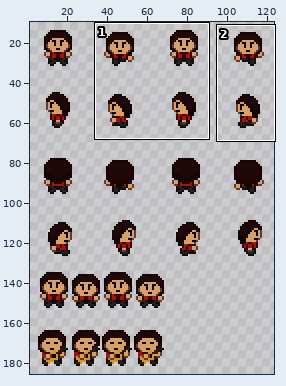
Sprite sheet, stored at img/doug-sprite4.png. Above, an overview of the earlier version with the close-up marked.
Close-up. Earlier state:
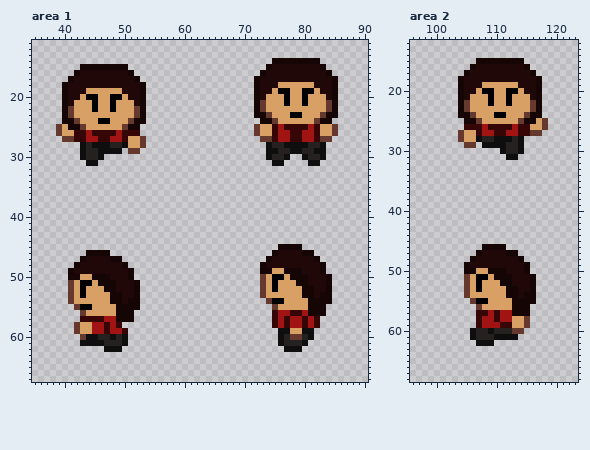
The file is 128x256 pixels. Colours within 5 levels of each other are drawn and written as one. Shown: area 1: x 35..90, y 11..67; area 2: x 96..123, y 12..68. The wide view leaves out empty margins. The commit also changed other parts of the picture, which this record leaves out.
Once edited:
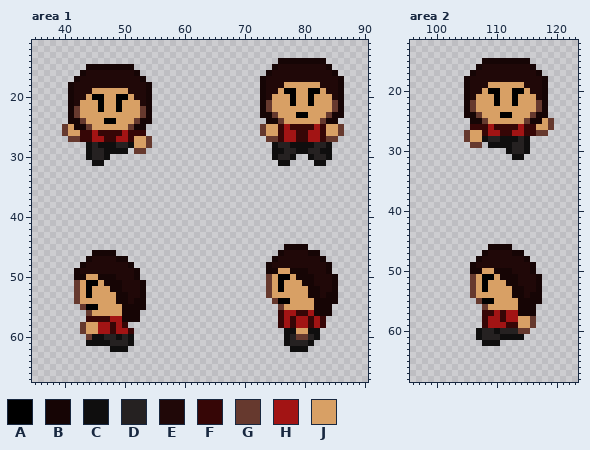
Palette (. is transparent): A #000000  B #160505  C #0f0e0e  D #252121  E #200808  F #360606  G #66392e  H #a21414  J #d8a065
Change:
--- area 1
@@ x 35..90 @@
 13 ........................................................
-14 ........................................BBBBBBBB........
-15 ........BBBBBBBB.......................BEEEEEEEEB.......
-16 .......BEEEEEEEEB.....................BEEEEEEEEEEB......
-17 ......BEEEEEEEEEEB...................BEEEEEEEEEEEEB.....
-18 .....BEEEEEEEEEEEEB..................BEEEJJJJJJEEEB.....
-19 .....BEEEJJJJJJEEEB..................BEEJAAJJAAJEEB.....
-20 .....BEEJAAJJAAJEEB..................BEJJJAJJAJJJEB.....
-21 .....BEJJJAJJAJJJEB..................BGJJJAJJAJJJGB.....
-22 .....BGJJJAJJAJJJGB..................BGJJJJJJJJJJGB.....
-23 .....BGJJJJJJJJJJGB..................BBGJJJAAJJJGBB.....
-24 .....BBGJJJAAJJJGBB...................BBGJJJJJJGBB......
-25 ....GJBBGJJJJJJGBB...................GJJFHFFFFHFJJG.....
-26 ....GJJFFHFFFFHFFF...................GJJFHHFFHHFJJG.....
-27 .....GGFFHHFFHHFJJG...................GGFHHFFHHFGG......
-28 ........CDCCCDDCJJG....................CDDCCCCDDC.......
-29 ........CDDCCCC.GG.....................CCDDCCDDCC.......
-30 ........CDDC...........................CDDC..CDDC.......
-31 .........CC.............................CC....CC........
+14 .........................................BBBBBBBB.......
+15 .........BBBBBBBB.......................BEEEEEEEEB......
+16 ........BEEEEEEEEB.....................BEEEEEEEEEEB.....
+17 .......BEEEEEEEEEEB...................BEEEEEEEEEEEEB....
+18 ......BEEEEEEEEEEEEB..................BEEEJJJJJJEEEB....
+19 ......BEEEJJJJJJEEEB..................BEEJAAJJAAJEEB....
+20 ......BEEJAAJJAAJEEB..................BEJJJAJJAJJJEB....
+21 ......BEJJJAJJAJJJEB..................BGJJJAJJAJJJGB....
+22 ......BGJJJAJJAJJJGB..................BGJJJJJJJJJJGB....
+23 ......BGJJJJJJJJJJGB..................BBGJJJAAJJJGBB....
+24 ......BBGJJJAAJJJGBB...................BBGJJJJJJGBB.....
+25 .....GJBBGJJJJJJGBB...................GJJFHFFFFHFJJG....
+26 .....GJJFFHFFFFHFFF...................GJJFHHFFHHFJJG....
+27 ......GGFFHHFFHHFJJG...................GGFHHFFHHFGG.....
+28 .........CDCCCDDCJJG....................CDDCCCCDDC......
+29 .........CDDCCCC.GG.....................CCDDCCDDCC......
+30 .........CDDC...........................CDDC..CDDC......
+31 ..........CC.............................CC....CC.......
 32 ........................................................
@@ x 35..90 @@
 44 ........................................................
-45 .........................................BBBB...........
-46 .........BBBB...........................BEEEEBB.........
-47 ........BEEEEBB........................BEEEEEEEB........
-48 .......BEEEEEEEB......................BEEEEEEEEEB.......
-49 ......BEEEEEEEEEB.....................BBJJBBBEEEB.......
-50 ......BBJJBBBEEEB.....................GJAAJBBBEEEB......
-51 ......GJAAJBBBEEEB....................GJAJJJBBEEEB......
-52 ......GJAJJJBBEEEB....................GJAJJJJBBEEB......
-53 ......GJAJJJJBBEEB....................GJJJJJJBBEBB......
-54 ......GJJJJJJBBEBB.....................GAAJJJJBBBB......
-55 .......GAAJJJJBBBB......................GJJJJJBBB.......
-56 ........GJJJJJBBB.......................FHHFFHBBB.......
-57 ........FFFFHHBBB.......................FHFHHFHF........
-58 .......GJJHHFHF.........................FHFHHFHF........
-59 .......GJJHHFHHF.........................CCJJCC.........
-60 ........GCCDDCDC.........................CDGGDC.........
-61 ........CCCCDDDC.........................CDDDC..........
-62 ............CCC...........................CCC...........
+45 ..........................................BBBB..........
+46 ..........BBBB...........................BEEEEBB........
+47 .........BEEEEBB........................BEEEEEEEB.......
+48 ........BEEEEEEEB......................BEEEEEEEEEB......
+49 .......BEEEEEEEEEB.....................BBJJBBBEEEB......
+50 .......BBJJBBBEEEB.....................GJAAJBBBEEEB.....
+51 .......GJAAJBBBEEEB....................GJAJJJBBEEEB.....
+52 .......GJAJJJBBEEEB....................GJAJJJJBBEEB.....
+53 .......GJAJJJJBBEEB....................GJJJJJJBBEBB.....
+54 .......GJJJJJJBBEBB.....................GAAJJJJBBBB.....
+55 ........GAAJJJJBBBB......................GJJJJJBBB......
+56 .........GJJJJJBBB.......................FHHFFHBBB......
+57 .........FFFFHHBBB.......................FHFHHFHF.......
+58 ........GJJHHFHF.........................FHFHHFHF.......
+59 ........GJJHHFHHF.........................CCJJCC........
+60 .........GCCDDCDC.........................CDGGDC........
+61 .........CCCCDDDC.........................CDDDC.........
+62 .............CCC...........................CCC..........
 63 ........................................................
--- area 2
@@ x 96..123 @@
 14 ............................
-15 ...........BBBBBBBB.........
-16 ..........BEEEEEEEEB........
-17 .........BEEEEEEEEEEB.......
-18 ........BEEEEEEEEEEEEB......
-19 ........BEEEJJJJJJEEEB......
-20 ........BEEJAAJJAAJEEB......
-21 ........BEJJJAJJAJJJEB......
-22 ........BGJJJAJJAJJJGB......
-23 ........BGJJJJJJJJJJGB......
-24 ........BBGJJJAAJJJGBB......
-25 .........BBGJJJJJJGBBJG.....
-26 .........FFFHFFFFHFFJJG.....
-27 ........GJJFHHFFHHFFGG......
-28 ........GJJCDDCCCDC.........
-29 .........GG.CCCCDDC.........
-30 ...............CDDC.........
-31 ................CC..........
+15 ............BBBBBBBB........
+16 ...........BEEEEEEEEB.......
+17 ..........BEEEEEEEEEEB......
+18 .........BEEEEEEEEEEEEB.....
+19 .........BEEEJJJJJJEEEB.....
+20 .........BEEJAAJJAAJEEB.....
+21 .........BEJJJAJJAJJJEB.....
+22 .........BGJJJAJJAJJJGB.....
+23 .........BGJJJJJJJJJJGB.....
+24 .........BBGJJJAAJJJGBB.....
+25 ..........BBGJJJJJJGBBJG....
+26 ..........FFFHFFFFHFFJJG....
+27 .........GJJFHHFFHHFFGG.....
+28 .........GJJCDDCCCDC........
+29 ..........GG.CCCCDDC........
+30 ................CDDC........
+31 .................CC.........
 32 ............................
@@ x 103..119 @@
 45 .................
-46 .....BBBB........
-47 ....BEEEEBB......
-48 ...BEEEEEEEB.....
-49 ..BEEEEEEEEEB....
-50 ..BBJJBBBEEEB....
-51 ..GJAAJBBBEEEB...
-52 ..GJAJJJBBEEEB...
-53 ..GJAJJJJBBEEB...
-54 ..GJJJJJJBBEBB...
-55 ...GAAJJJJBBBB...
-56 ....GJJJJJBBB....
-57 ....FFHFHHBBB....
-58 ....FHHFHHJJG....
-59 ....FHHHFFJJG....
-60 ...CDDCDDDGG.....
-61 ...CDDDCCCC......
-62 ....CCC..........
+46 ......BBBB.......
+47 .....BEEEEBB.....
+48 ....BEEEEEEEB....
+49 ...BEEEEEEEEEB...
+50 ...BBJJBBBEEEB...
+51 ...GJAAJBBBEEEB..
+52 ...GJAJJJBBEEEB..
+53 ...GJAJJJJBBEEB..
+54 ...GJJJJJJBBEBB..
+55 ....GAAJJJJBBBB..
+56 .....GJJJJJBBB...
+57 .....FFHFHHBBB...
+58 .....FHHFHHJJG...
+59 .....FHHHFFJJG...
+60 ....CDDCDDDGG....
+61 ....CDDDCCCC.....
+62 .....CCC.........
 63 .................
Changed places in both close-ups, as pixel boxes (x1, y1, x2, y2):
changed: (254, 58, 344, 166)
changed: (56, 64, 152, 166)
changed: (260, 244, 338, 352)
changed: (68, 250, 146, 352)
changed: (458, 58, 554, 160)
changed: (464, 244, 542, 346)
